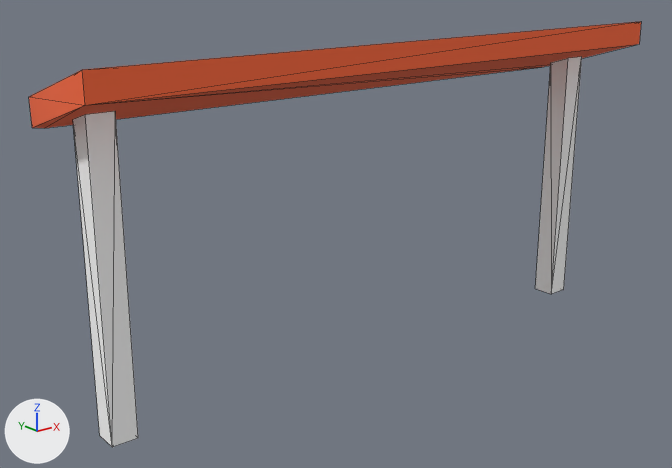
The glTF model assets/kenney/citycommercial/detail-awning-wide.glb as it was, and as the next commit left it.
One viewpoint serves both versions: a camera (50 mm lens) standing at (-0.726, -0.996, 0.502) and looking at (-0.049, -0.15, 0.163). Lighting does not change. The marker at lower left points along +X, +Y and +Z. The older version comes first. Mesh edges are drawn as thin lines.

The first picture shows 'detail-awning-wide'.
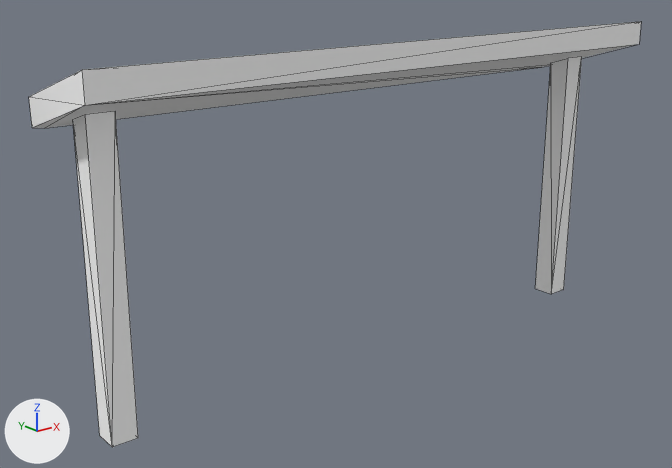
The newer file is also turned or shifted as a whole; pictures and numbers use the older file's frame.

Boxes (x1, y1, x2, y2) around the edits, measured in the pictures (672 x 468 px):
'detail-awning-wide', recoloured (lighter): (29, 22, 641, 137) in both

What the commit changed:
Material 'colormap.131' (mat_colormap_131) is new.
Its base color is (1.0, 1.0, 1.0) (white #ffffff).
Its roughness is 1.0.
me_detail_awning_wide has 28 vertices, 40 faces and spans x -0.4..0.4, y -0.248..-0.1, z 0.0..0.4.
me_detail_awning_wide no longer uses material mat_colormap.
me_detail_awning_wide gains material mat_colormap_131 (white #ffffff).
